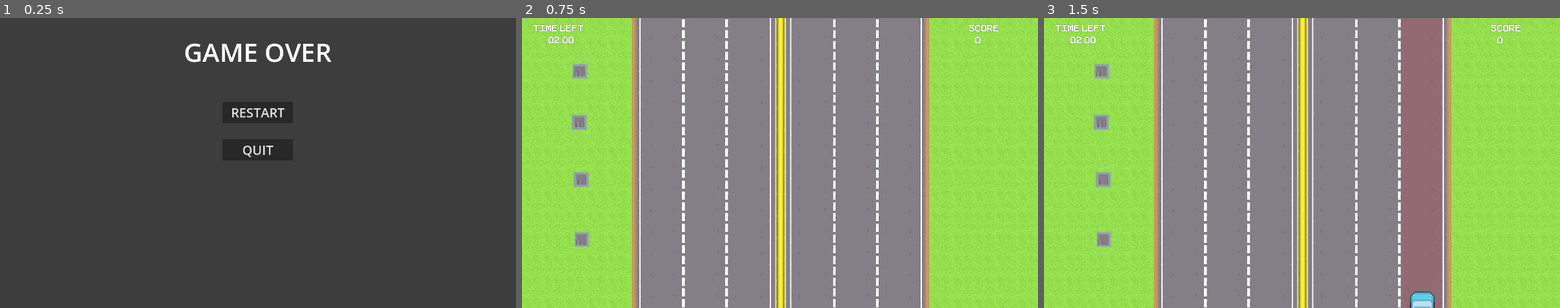
Above: before the commit, frames 1-3 (left to right).
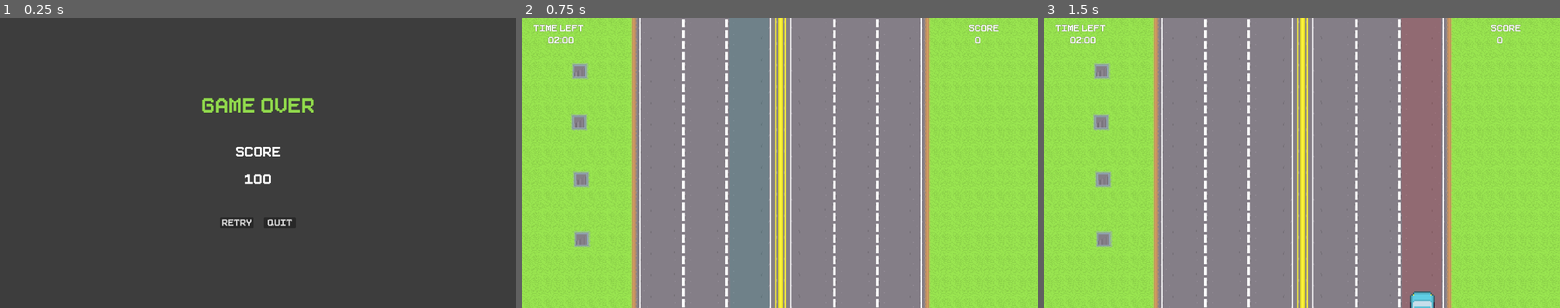
Above: after the commit, the same moments.

Repository: lewis785/gmtk-game-jam-2023
Game: Godot game, scene res://scenes/ui/GameOverScreen.tscn
Two runs of this game, one before a commit and one after it. Both use one fixed random seed, a clock stepped at 60 frames per second and the inputs below. This scene is started directly instead of the project's main scene. Sound files missing from this copy of the repository are replaced by a short silence.
Inputs (mouse positions are in pixels of both pictures, inside the frame that each line leads up to):
- Up to frame 1 (0.25 s): no input
- Up to frame 2 (0.75 s): click "RESTART" (after the commit: "RETRY") at 0.5 s
- Up to frame 3 (1.5 s): tap Enter at 1.25 s; move the mouse to (1415, 148) at 1.27 s; click (1415, 148) at 1.42 s

The runs differ from the first frame. In frame 1, 2.1% of the frame differs, in the area x 35-65%, y 8-72%; in frame 2, less than 0.1%; in frame 3, nothing differs.

Commit message:
ADD Scoring on Game Over screen

Diff:
--- /dev/null
+++ b/scenes/ui/BitText.tres
@@ -0,0 +1,9 @@
+[gd_resource type="LabelSettings" load_steps=2 format=3 uid="uid://cgx25n4jf4r8y"]
+
+[ext_resource type="FontFile" uid="uid://d0jrm5b22wpwa" path="res://assets/fonts/Pixeboy-z8XGD.ttf" id="1_hya3l"]
+
+[resource]
+font = ExtResource("1_hya3l")
+font_size = 48
+outline_size = 1
+outline_color = Color(0, 0, 0, 1)
--- a/scenes/ui/GameOverScreen.gd
+++ b/scenes/ui/GameOverScreen.gd
@@ -8,3 +8,7 @@
 
 func _on_quit_pressed():
 	get_tree().quit()
+
+func set_score(score):
+	var score_label = $PanelContainer/MarginContainer/Rows/VBoxContainer/ScoreValue
+	score_label.text = str(score)
--- a/scenes/ui/GameOverScreen.tscn
+++ b/scenes/ui/GameOverScreen.tscn
@@ -1,9 +1,18 @@
-[gd_scene load_steps=3 format=3 uid="uid://c8n500lwuorke"]
+[gd_scene load_steps=6 format=3 uid="uid://c8n500lwuorke"]
 
 [ext_resource type="Script" path="res://scenes/ui/GameOverScreen.gd" id="1_66mmb"]
+[ext_resource type="FontFile" uid="uid://d0jrm5b22wpwa" path="res://assets/fonts/Pixeboy-z8XGD.ttf" id="3_1kd47"]
+[ext_resource type="LabelSettings" uid="uid://cgx25n4jf4r8y" path="res://scenes/ui/BitText.tres" id="4_8g2be"]
 
 [sub_resource type="StyleBoxFlat" id="StyleBoxFlat_s3nym"]
 bg_color = Color(0.231373, 0.231373, 0.231373, 0.898039)
+
+[sub_resource type="LabelSettings" id="LabelSettings_6l4pc"]
+font = ExtResource("3_1kd47")
+font_size = 72
+font_color = Color(0.570313, 0.851563, 0.300781, 1)
+outline_size = 1
+outline_color = Color(0, 0, 0, 1)
 
 [node name="GameOverScreen" type="CanvasLayer"]
 process_mode = 3
@@ -27,29 +36,52 @@
 [node name="Rows" type="VBoxContainer" parent="PanelContainer/MarginContainer"]
 layout_mode = 2
 theme_override_constants/separation = 80
+alignment = 1
 
 [node name="Title" type="Label" parent="PanelContainer/MarginContainer/Rows"]
 layout_mode = 2
 theme_override_font_sizes/font_size = 64
 text = "GAME OVER"
+label_settings = SubResource("LabelSettings_6l4pc")
 horizontal_alignment = 1
+
+[node name="VBoxContainer" type="VBoxContainer" parent="PanelContainer/MarginContainer/Rows"]
+layout_mode = 2
+theme_override_constants/separation = 40
+
+[node name="ScoreText" type="Label" parent="PanelContainer/MarginContainer/Rows/VBoxContainer"]
+layout_mode = 2
+text = "SCORE"
+label_settings = ExtResource("4_8g2be")
+horizontal_alignment = 1
+vertical_alignment = 1
+
+[node name="ScoreValue" type="Label" parent="PanelContainer/MarginContainer/Rows/VBoxContainer"]
+layout_mode = 2
+text = "100
+"
+label_settings = ExtResource("4_8g2be")
+horizontal_alignment = 1
+vertical_alignment = 1
 
 [node name="CenterContainer" type="CenterContainer" parent="PanelContainer/MarginContainer/Rows"]
 layout_mode = 2
 
-[node name="VBoxContainer" type="VBoxContainer" parent="PanelContainer/MarginContainer/Rows/CenterContainer"]
+[node name="HBoxContainer" type="HBoxContainer" parent="PanelContainer/MarginContainer/Rows/CenterContainer"]
 layout_mode = 2
-theme_override_constants/separation = 40
+theme_override_constants/separation = 25
 
-[node name="Restart" type="Button" parent="PanelContainer/MarginContainer/Rows/CenterContainer/VBoxContainer"]
+[node name="Restart" type="Button" parent="PanelContainer/MarginContainer/Rows/CenterContainer/HBoxContainer"]
 layout_mode = 2
+theme_override_fonts/font = ExtResource("3_1kd47")
 theme_override_font_sizes/font_size = 32
-text = "  RESTART  "
+text = "RETRY"
 
-[node name="Quit" type="Button" parent="PanelContainer/MarginContainer/Rows/CenterContainer/VBoxContainer"]
+[node name="Quit" type="Button" parent="PanelContainer/MarginContainer/Rows/CenterContainer/HBoxContainer"]
 layout_mode = 2
+theme_override_fonts/font = ExtResource("3_1kd47")
 theme_override_font_sizes/font_size = 32
-text = "QUIT"
+text = " QUIT "
 
-[connection signal="pressed" from="PanelContainer/MarginContainer/Rows/CenterContainer/VBoxContainer/Restart" to="." method="_on_restart_pressed"]
-[connection signal="pressed" from="PanelContainer/MarginContainer/Rows/CenterContainer/VBoxContainer/Quit" to="." method="_on_quit_pressed"]
+[connection signal="pressed" from="PanelContainer/MarginContainer/Rows/CenterContainer/HBoxContainer/Restart" to="." method="_on_restart_pressed"]
+[connection signal="pressed" from="PanelContainer/MarginContainer/Rows/CenterContainer/HBoxContainer/Quit" to="." method="_on_quit_pressed"]
--- a/scenes/world.gd
+++ b/scenes/world.gd
@@ -11,4 +11,5 @@
 func game_over():
 	get_tree().paused = true
 	var game_over = GameOverScreen.instantiate()
+	game_over.set_score($ScoreMainComponent.get_score())
 	add_child(game_over)
--- a/scripts/ScoreMainComponent.gd
+++ b/scripts/ScoreMainComponent.gd
@@ -1,3 +1,4 @@
+class_name ScoreMainComponent
 extends Node
 
 var signal_bus
@@ -19,3 +20,6 @@
 	elif value < 0:
 		score_audio_decrease.play()
 	score += value
+
+func get_score():
+	return score
Binary file added: assets/ui/GameOverTxt.png
Not shown, added: assets/ui/GameOverTxt.png.import
Binary file added: assets/ui/QuitTXT.png
Not shown, added: assets/ui/QuitTXT.png.import
Binary file added: assets/ui/RetryTxt.png
Not shown, added: assets/ui/RetryTxt.png.import
